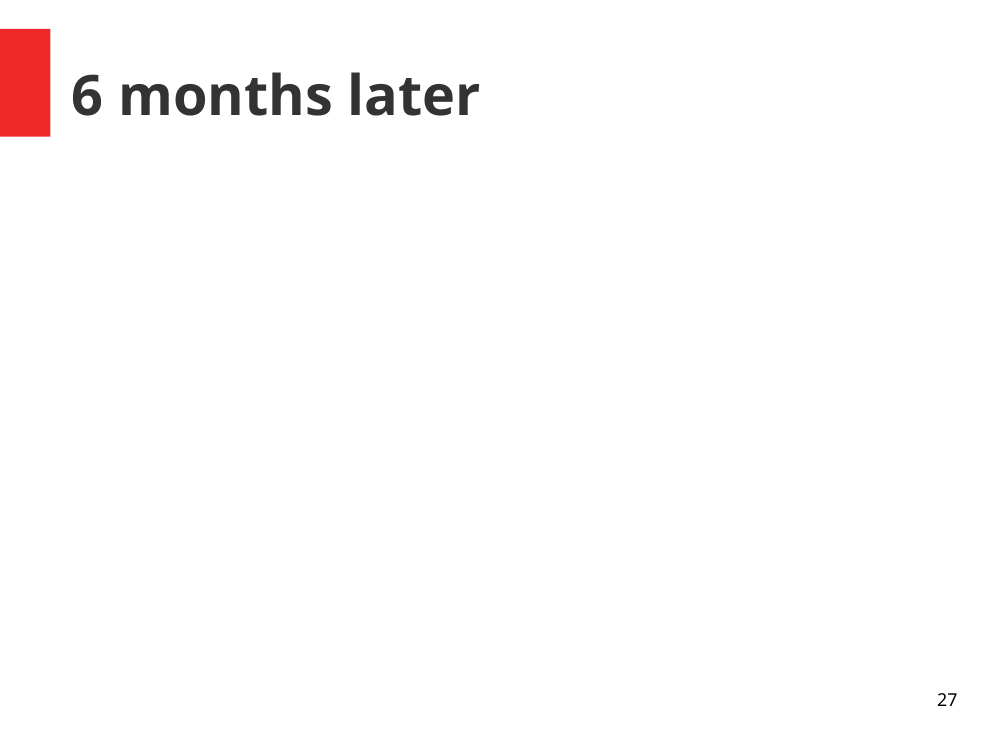
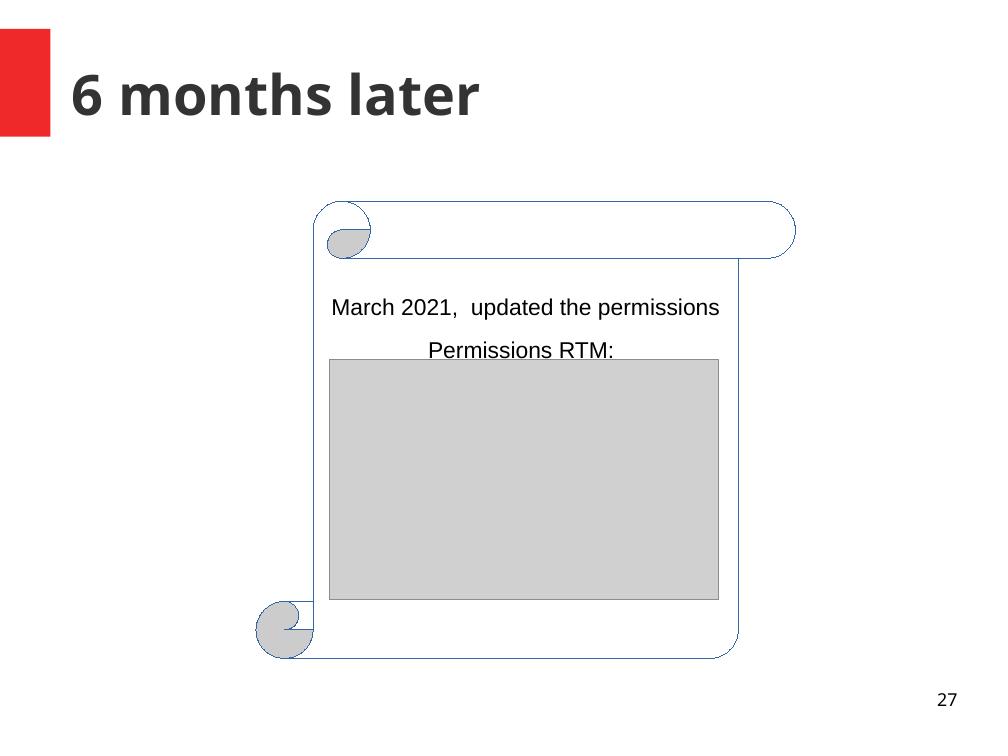
Before and after one commit to MrAbsaroka/Presentations, a slide deck: slide 27 of MattFerguson-0111-2021.11.04.odp. Drawn at 1008x756 pixels with LibreOffice and Linux fonts; fonts in the diff are those of the drawing; grey boxes stand for pictures. Boxes give left, top, right and bottom in pixels: in the first picture for what was removed or moved away, otherwise in the second. Text is boxed around its words. In the diff, an @@ line names an element or a change of style, - is before the commit and + after.

```diff
--- a/MattFerguson-0111-2021.11.04.odp
+++ b/MattFerguson-0111-2021.11.04.odp
@@ vertical scroll added at (256,201,796,659), fill #FFFFFF, outline #3465A4 0 pt @@
@@ text added at (331,298,720,320), 18 pt, text #000000 @@
+March 2021, updated the permissions
@@ picture added at (329,359,719,600) @@
@@ text added at (428,341,614,364), 18 pt, text #000000 @@
+Permissions RTM:
```
Also in this commit, not shown: 5 other slides changed, 1 slide added, 3 slides removed.
